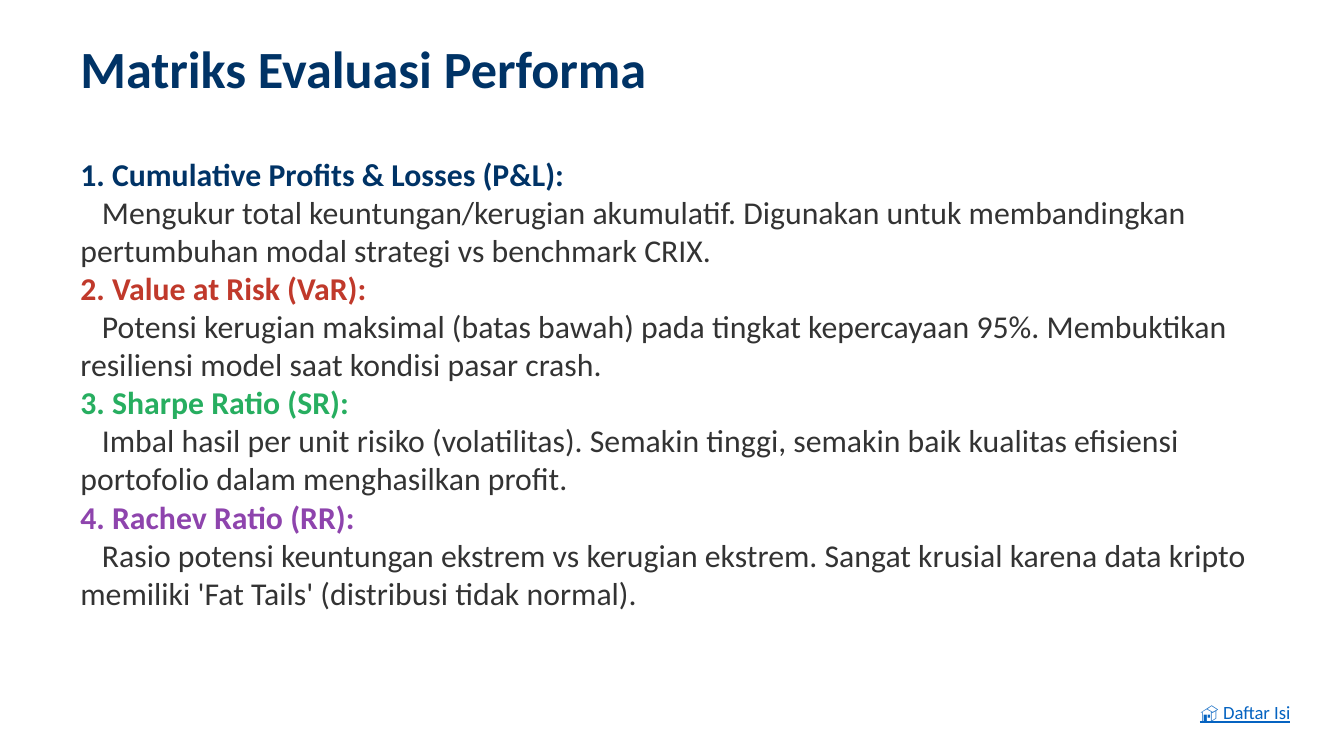
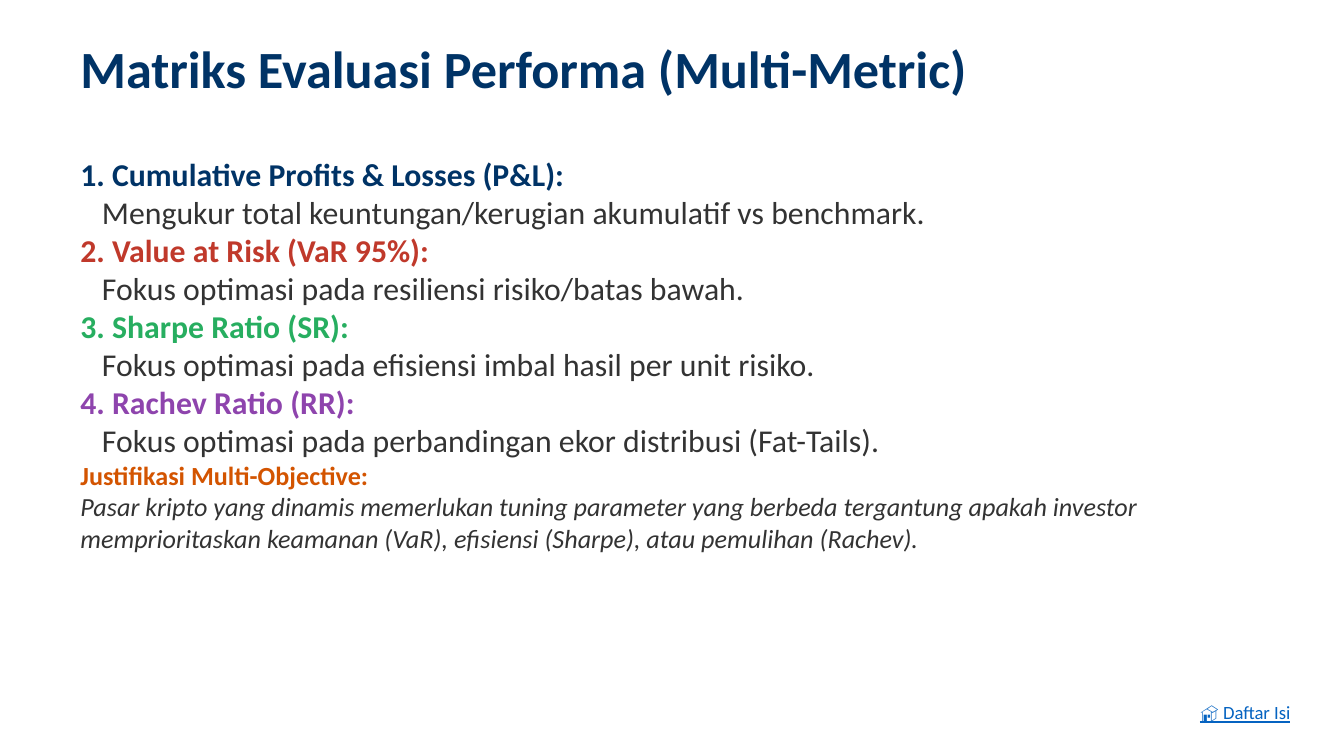
Before and after one commit to ragilrojo/RepoThesis, a slide deck: slide 16 of Presentasi_Proposal_Update.pptx. Drawn at 1344x756 pixels with LibreOffice and Linux fonts; fonts in the diff are those of the drawing. Boxes give left, top, right and bottom in pixels: in the first picture for what was removed or moved away, otherwise in the second. Text is boxed around its words. In the diff, an @@ line names an element or a change of style, - is before the commit and + after.

```diff
--- a/Presentasi_Proposal_Update.pptx
+++ b/Presentasi_Proposal_Update.pptx
@@ text at [80, 49, 966, 96]: text changed @@
-Matriks Evaluasi Performa
+Matriks Evaluasi Performa (Multi-Metric)
@@ text at [80, 202, 924, 305]: text changed @@
-Mengukur total keuntungan/kerugian akumulatif. Digunakan untuk membandingkan pertumbuhan modal strategi vs benchmark CRIX.
-2. Value at Risk (VaR):
-Potensi kerugian maksimal (batas bawah) pada tingkat kepercayaan 95%. Membuktikan resiliensi model saat kondisi pasar crash.
+Mengukur total keuntungan/kerugian akumulatif vs benchmark.
+2. Value at Risk (VaR 95%):
+Fokus optimasi pada resiliensi risiko/batas bawah.
@@ text at [102, 354, 814, 381]: text changed @@
-Imbal hasil per unit risiko (volatilitas). Semakin tinggi, semakin baik kualitas efisiensi portofolio dalam menghasilkan profit.
+Fokus optimasi pada efisiensi imbal hasil per unit risiko.
@@ text at [80, 429, 1137, 553]: text changed; size 17 to 14 pt; italic on @@
-Rasio potensi keuntungan ekstrem vs kerugian ekstrem. Sangat krusial karena data kripto memiliki 'Fat Tails' (distribusi tidak normal).
+Fokus optimasi pada perbandingan ekor distribusi (Fat-Tails).
+Justifikasi Multi-Objective:
+Pasar kripto yang dinamis memerlukan tuning parameter yang berbeda tergantung apakah investor memprioritaskan keamanan (VaR), efisiensi (Sharpe), atau pemulihan (Rachev).
```
Also in this commit, not shown: 2 other slides changed, 2 slides added, 1 slide removed, 2 other files.
